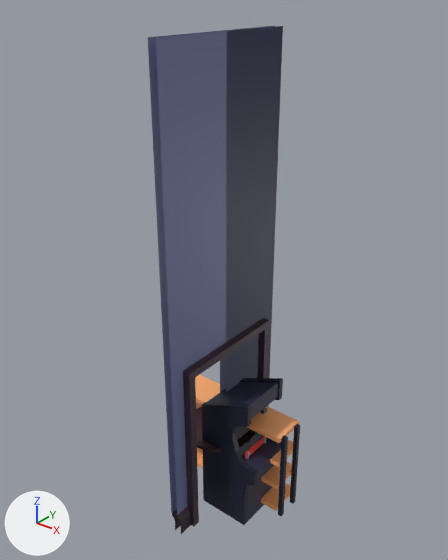
The glTF model arcade/assets_library/asset_library.glb: old version first, new version second.
Rendered twice from a 50 mm lens placed at (4.22, -5.19, 6.47), pointed at (-0.02, 0.1, 3.19). Every picture has the same lights, and +X, +Y and +Z are marked at lower left. The older version comes first. Where no turn or scale is listed for an object, it has been applied to the vertices. Vertices at exactly the same position are counted once.

Objects in the first picture: 'Cube', 'Cube.001', 'arcade_cabinet-col', 'chair-col', 'doorframe', 'side-noimp', 'table-col', 'wall segment door-col', 'wall segment window', 'wall segment-col'.
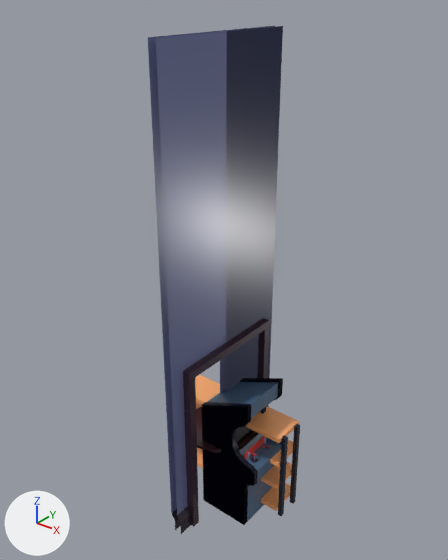
What differs and where, as boxes [x1, y1, x2, y2] in the pictures (448 x 560 px):
'wall segment door-col', surface changed (blue to grey): [153, 136, 278, 519] in both
'wall segment-col', surface changed (lighter): [220, 136, 278, 392] in both
'arcade_cabinet-col', surface changed, reshaped (lighter, 11% wider): before [208, 382, 281, 522]; after [202, 378, 283, 525]
'side-noimp', surface changed: [209, 381, 280, 487] in both
'joystick', now drawn: after [251, 453, 258, 463]
part 1 of me_arcade_cabinet_geo, reshaped: before [208, 382, 281, 522]; after [202, 378, 283, 525]
part 2 of me_arcade_cabinet_geo, surface changed: [240, 438, 261, 455] in both

The change in detail:
In material 'Palette' (mat_palette), roughness goes from 0.5 to 0.268.
me_arcade_cabinet_geo is used by ob_arcade_cabinet_col; location (0.0, 0.0, 0.0).
me_arcade_cabinet_geo had 34 vertices, 64 faces and spanned x 0.0..0.83, y -0.3..0.3, z 0.0..1.9.
me_arcade_cabinet_geo now has 195 vertices, 397 faces and spans x 0.0..0.84, y -0.37..0.37, z 0.0..1.93.
Part 1, on me_arcade_cabinet_geo:
8 vertices are removed from x 0.35..0.83, y -0.3..0.3, z 0.78..1.67.
48 faces are deleted.
6 vertices move from x 0.31..0.83, y -0.3..0.13, z 0.78..1.28 to x 0.3..0.72, y -0.3..0.15, z 0.78..1.29.
114 vertices are added at x 0.0..0.84, y -0.37..0.3, z 0.0..1.93.
46 new vertices lie (0.0, 0.07, 0.0) away from vertices in x 0.0..0.84, y -0.37..0.3, z 0.0..1.93.
9 new vertices lie (0.0, 0.6, 0.0) away from vertices in x 0.69..0.83, y -0.3, z 0.78..1.87.
381 new faces join them.
me_arcade_cabinet_geo part 2: 13 kept faces spanning x 0.0..0.72, y -0.3..0.3, z 0.0..1.6 get new texture (UV) coordinates.
